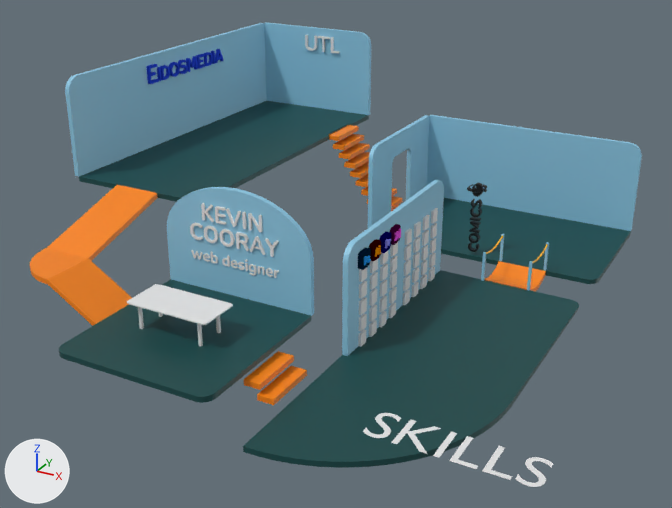
Before and after pictures for a commit that changed the Blender file stanze.blend.
One viewpoint serves both versions: a 50 mm lens placed at (7.17, -9.18, 7.38), pointed at (-0.67, 5.08, 0.25). The lights are fixed; the arrows at lower left show +X, +Y and +Z. Text is drawn in Blender's own font.

The first picture shows 'Curve.021', 'Text.001', 'Text.002', 'Text.003', 'Text.005', 'muro', 'muro_galleria1', 'muro_galleria2', 'muro_home', 'muro_porta', 'muro_skill', 'paletto4', 'patellto2', 'pavimento_galleria', 'pavimento_scuola', 'pavimento_skill', 'pvaimento_home', 'scivolo', 'scrivania'.
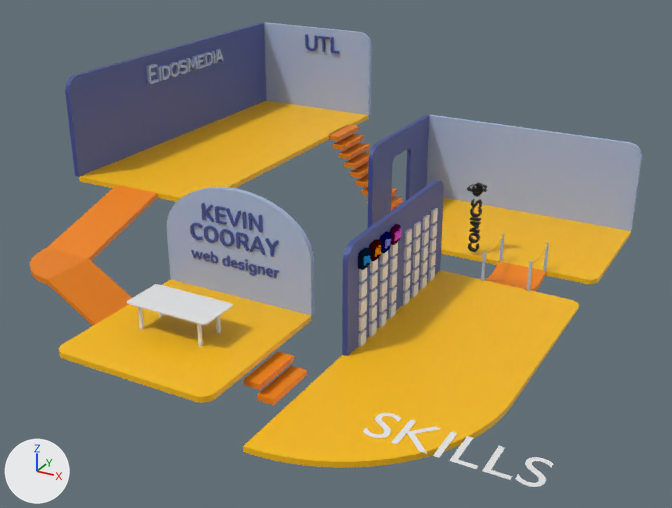
Pixel boxes (x1, y1, x2, y2) of what changed, in the pictures (672 x 508 px):
'pavimento_skill', recoloured (cyan to yellow): (243, 270, 579, 468) in both
'muro', recoloured (blue to grey): (427, 115, 642, 231) in both
'muro_galleria1', recoloured: (65, 23, 267, 177) in both
'pvaimento_home', recoloured (cyan to yellow): (59, 280, 311, 403) in both
'pavimento_galleria', recoloured (cyan to yellow): (79, 101, 369, 202) in both
'muro_home', recoloured: (167, 187, 314, 316) in both
'pavimento_scuola', recoloured: (441, 198, 631, 284) in both
'muro_galleria2', recoloured (blue to grey): (264, 22, 371, 115) in both
'muro_skill', recoloured: (342, 180, 444, 356) in both
'muro_porta', recoloured: (368, 115, 429, 228) in both
'Curve.021', recoloured: (146, 49, 223, 84) in both
'Text.002', recoloured (grey to blue): (190, 223, 279, 257) in both
'Text.001', recoloured (grey to blue): (201, 203, 263, 233) in both
'Text.003', recoloured (grey to blue): (191, 250, 279, 278) in both
'Text.005', recoloured (grey to blue): (305, 35, 340, 54) in both
'patellto2', recoloured: (527, 261, 533, 291) in both
'paletto1', recoloured: (481, 252, 486, 281) in both
'paletto3', recoloured: (543, 242, 549, 271) in both
part 1 of me_curve_033, recoloured: (186, 56, 198, 72) in both
part 2 of me_curve_033, recoloured: (146, 64, 159, 84) in both
part 3 of me_curve_033, recoloured: (157, 67, 162, 81) in both
part 4 of me_curve_033, recoloured: (169, 62, 180, 77) in both
part 5 of me_curve_033, recoloured: (178, 60, 188, 74) in both
part 6 of me_curve_033, recoloured: (196, 54, 205, 69) in both
part 7 of me_curve_033, recoloured: (204, 52, 213, 66) in both
part 8 of me_curve_033, recoloured: (160, 65, 170, 80) in both
part 9 of me_curve_033, recoloured: (215, 49, 223, 63) in both

Edits to the bpy script that builds the scene:
```text
Change mat_celeste:
    mat_celeste.base_color: (0.27, 0.591, 0.791) -> (0.392, 0.497, 0.723)  # blue #8ecae6 -> blue #a8bbdd
Change mat_blu:
    mat_blu.base_color: (0.00315, 0.0626, 0.0626) -> (0.0513, 0.0782, 0.296)  # dark cyan #0a4747 -> blue #404f94
Change me_cube_028:
    where me_cube_028.from_pydata(...)  # 32 vertices, 18 faces; spans x -1.0..1.0, y -3.0..1.0, z -1.0..1.0
    remove me_cube_028.materials.append(mat_celeste)  # blue #8ecae6
    add me_cube_028.materials.append(mat_blu)  # blue #404f94
Change me_cube_030:
    where me_cube_030.from_pydata(...)  # 20 vertices, 12 faces; spans x -1.0..1.0, y -0.5..2.5, z -1.0..1.0
    remove me_cube_030.materials.append(mat_celeste)  # blue #8ecae6
    add me_cube_030.materials.append(mat_blu)  # blue #404f94
Change me_cube_031:
    where me_cube_031.from_pydata(...)  # 20 vertices, 12 faces; spans x -1.0..1.0, y -1.5..5.5, z -1.0..1.0
    remove me_cube_031.materials.append(mat_celeste)  # blue #8ecae6
    add me_cube_031.materials.append(mat_blu)  # blue #404f94
Change me_cube_038:
    where me_cube_038.from_pydata(...)  # 76 vertices, 42 faces; spans x -1.0..1.01, y -1.0..3.67, z -1.0..1.0
    remove me_cube_038.materials.append(mat_blu)  # dark cyan #0a4747
    add me_cube_038.materials.append(mat_giallo)  # yellow #ffb703
Change me_cube_039:
    where me_cube_039.from_pydata(...)  # 56 vertices, 30 faces; spans x -1.0..1.0, y -1.0..1.0, z -1.0..1.0
    remove me_cube_039.materials.append(mat_blu)  # dark cyan #0a4747
    add me_cube_039.materials.append(mat_giallo)  # yellow #ffb703
Change me_cube_041:
    where me_cube_041.from_pydata(...)  # 32 vertices, 18 faces; spans x -1.0..1.0, y -1.0..3.67, z -1.0..1.0
    remove me_cube_041.materials.append(mat_blu)  # dark cyan #0a4747
    add me_cube_041.materials.append(mat_giallo)  # yellow #ffb703
Change me_cube_042:
    where me_cube_042.from_pydata(...)  # 32 vertices, 18 faces; spans x -2.33..1.0, y -1.0..1.0, z -1.0..1.0
    remove me_cube_042.materials.append(mat_blu)  # dark cyan #0a4747
    add me_cube_042.materials.append(mat_giallo)  # yellow #ffb703
Change me_curve_033:
    where me_curve_033.from_pydata(...)  # 4692 vertices, 6975 faces; spans x -0.135..0.133, y -0.015..0.024, z 0.0..0.05
    used by ob_curve_021; location = (-6.07, 7.72, 2.8); rotation_euler = (1.571, 0.0, 1.571), in degrees (90, 0, 90); scale = (10.2, 10.2, 2.68)
    remove me_curve_033.materials.append(mat_svgmat_026)  # blue #2847d6
    me_curve_033 part 1: all 896 faces that had it switch from mat_svgmat_028 (blue #2847d6) to mat_celeste (blue #a8bbdd)
    me_curve_033 part 2: all 863 faces that had it switch from mat_svgmat_019 (blue #2847d6) to mat_celeste (blue #a8bbdd)
    me_curve_033 part 3: all 248 faces that had it switch from mat_svgmat_020 (blue #2847d6) to mat_celeste (blue #a8bbdd)
    me_curve_033 part 4: all 576 faces that had it switch from mat_svgmat_021 (blue #2847d6) to mat_celeste (blue #a8bbdd)
    me_curve_033 part 5: all 932 faces that had it switch from mat_svgmat_022 (blue #2847d6) to mat_celeste (blue #a8bbdd)
    me_curve_033 part 6: all 896 faces that had it switch from mat_svgmat_023 (blue #2847d6) to mat_celeste (blue #a8bbdd)
    me_curve_033 part 7: all 762 faces that had it switch from mat_svgmat_024 (blue #2847d6) to mat_celeste (blue #a8bbdd)
    me_curve_033 part 8: all 759 faces that had it switch from mat_svgmat_025 (blue #2847d6) to mat_celeste (blue #a8bbdd)
    me_curve_033 part 9: all 795 faces that had it switch from mat_svgmat_027 (blue #2847d6) to mat_celeste (blue #a8bbdd)
Change cu_text_002:
    add cu_text_002.materials.append(mat_blu)  # blue #404f94
Change cu_text_003:
    add cu_text_003.materials.append(mat_blu)  # blue #404f94
Change cu_text_004:
    add cu_text_004.materials.append(mat_blu)  # blue #404f94
Change txt_text_006:
    add txt_text_006.materials.append(mat_blu)  # blue #404f94
```
